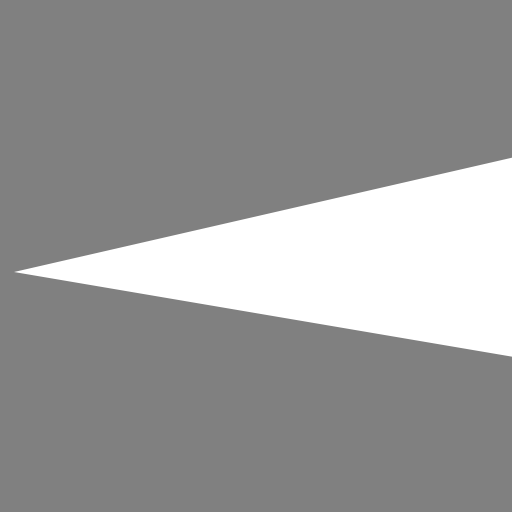
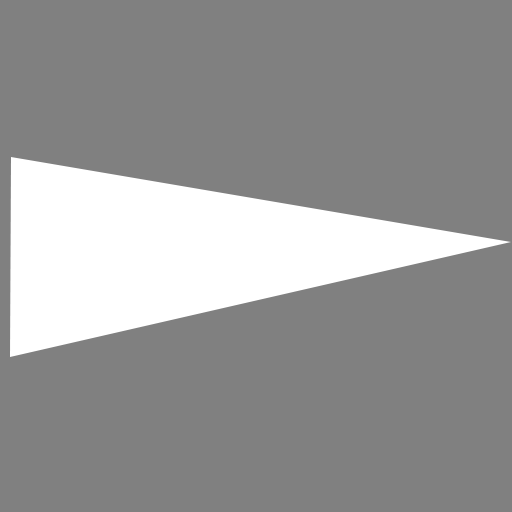
Layer changes from the first 512×512 image to the second:
painted on "Shape 1" over (10, 157, 512, 357)
